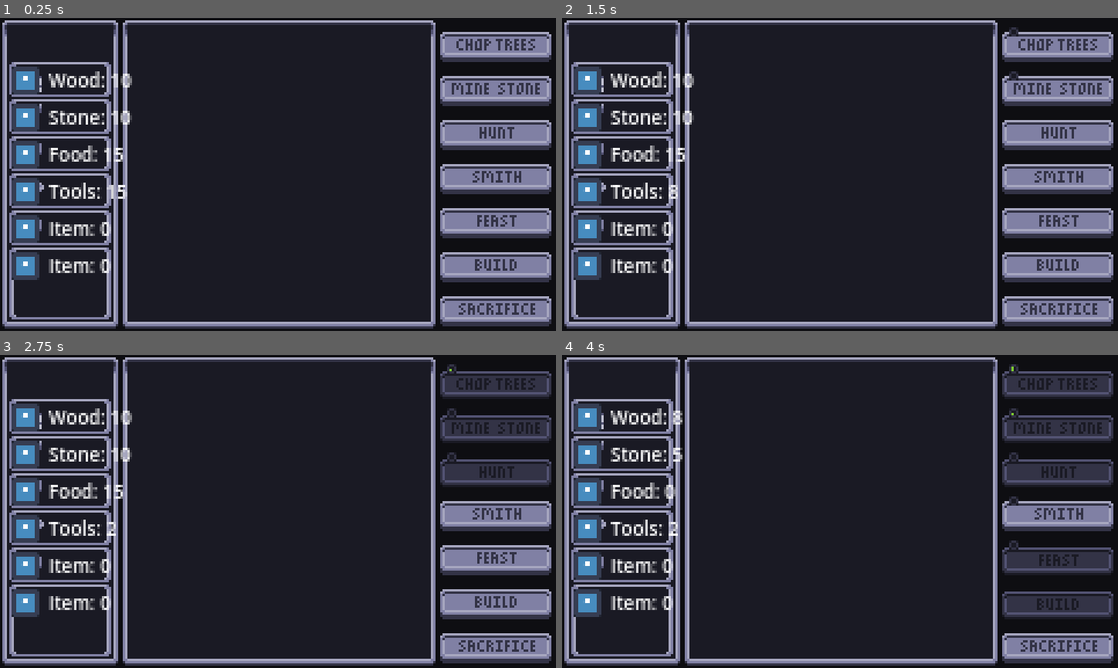
Above: before the commit, frames 1-4 (two rows, left to right).
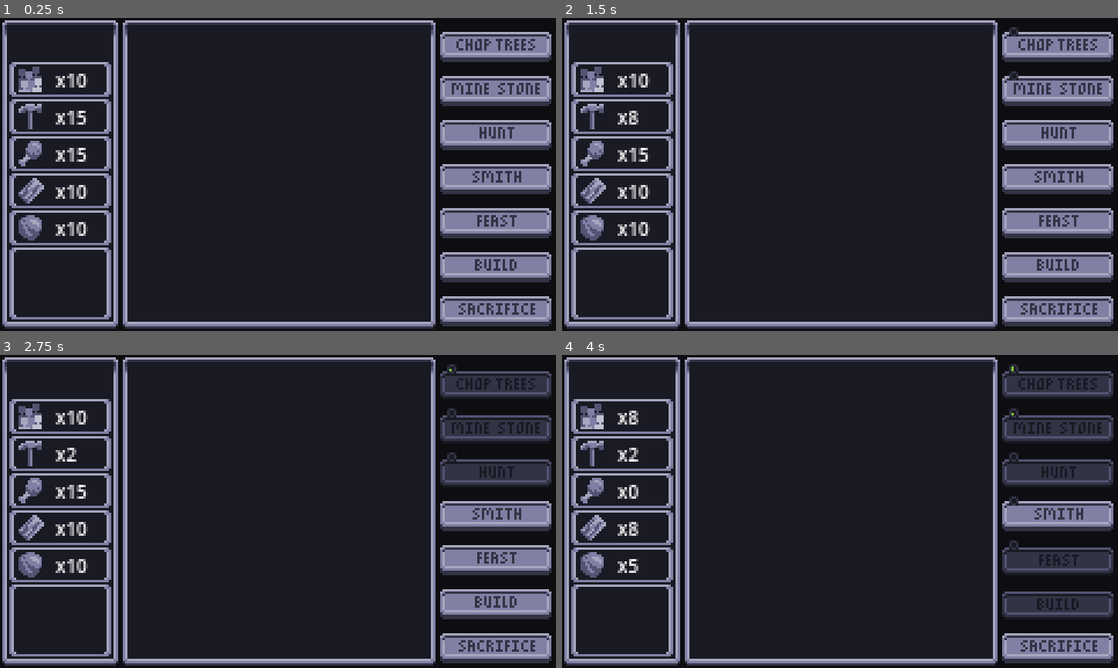
Above: after the commit, the same moments.

Repository: Gugubo/Inevitable
Game: Godot game, scene res://main.tscn
Same seed, same stepped clock (60 frames per second), same inputs: the game is played once before the commit and once after it. The engine's default icon, where the game draws it, is replaced by a stand-in: a white triangle on a blue panel in a dark square.
Inputs (mouse positions are in pixels of both pictures, inside the frame that each line leads up to):
- Up to frame 1 (0.25 s): no input
- Up to frame 2 (1.5 s): click (1056, 46) at 0.5 s; click (1056, 89) at 1.25 s
- Up to frame 3 (2.75 s): click (494, 470) at 2 s
- Up to frame 4 (4 s): click (1056, 514) at 2.75 s; click (1056, 561) at 3.5 s

The runs differ from the first frame. In frame 1, 4.8% of the frame differs, in the area x 2-24%, y 15-84%; in frame 2, 4.8%; in frame 3, 4.8%; in frame 4, 4.6%.
Error before the commit: Out of bounds get index '4' (on base: 'Dictionary[int, String]') (res://inventory_item/inventory_item.gd:16)

Commit message:
Simplify inventory item to just label

Diff:
--- a/inventory_item/inventory_item.gd
+++ b/inventory_item/inventory_item.gd
@@ -1,9 +1,6 @@
-extends HBoxContainer
+extends Label
 
 @export var item: GameState.Item
-
-@onready var icon: TextureRect = $TextureRect
-@onready var label: Label = $Label
 
 
 func _ready():
@@ -13,4 +10,4 @@
 
 func _on_inventory_changed(changed_item: GameState.Item):
 	if item == changed_item:
-		label.text = GameState.item_labels[item] + ": " + str(GameState.inventory[item])
+		text = "x" + str(GameState.inventory[item])
--- a/inventory_item/inventory_item.tscn
+++ b/inventory_item/inventory_item.tscn
@@ -1,19 +1,10 @@
 [gd_scene format=3 uid="uid://b1jknid0wh26y"]
 
-[ext_resource type="Texture2D" uid="uid://guqar60u74gp" path="res://icon.svg" id="1_5b765"]
 [ext_resource type="Script" uid="uid://5cs6xf4cgoti" path="res://inventory_item/inventory_item.gd" id="1_gmchj"]
 
-[node name="InventoryItem" type="HBoxContainer" unique_id=319682496]
-offset_right = 43.0
+[node name="InventoryItem" type="Label" unique_id=283968797]
+offset_right = 9.0
 offset_bottom = 12.0
+theme_override_font_sizes/font_size = 8
+text = "x999"
 script = ExtResource("1_gmchj")
-
-[node name="TextureRect" type="TextureRect" parent="." unique_id=972060861]
-layout_mode = 2
-texture = ExtResource("1_5b765")
-expand_mode = 2
-
-[node name="Label" type="Label" parent="." unique_id=620307141]
-layout_mode = 2
-theme_override_font_sizes/font_size = 8
-text = "Item: 0"
--- a/main.tscn
+++ b/main.tscn
@@ -266,30 +266,26 @@
 
 [node name="Inventory" type="VBoxContainer" parent="Background" unique_id=1661290803]
 layout_mode = 0
-offset_left = 5.0
+offset_left = 24.0
 offset_top = 21.0
-offset_right = 48.0
-offset_bottom = 113.0
+offset_right = 33.0
+offset_bottom = 97.0
+theme_override_constants/separation = 4
 
 [node name="Population" parent="Background/Inventory" unique_id=319682496 instance=ExtResource("1_ig7tw")]
 layout_mode = 2
 
+[node name="Tools" parent="Background/Inventory" unique_id=331343 instance=ExtResource("1_ig7tw")]
+layout_mode = 2
+item = 3
+
+[node name="Food" parent="Background/Inventory" unique_id=333204539 instance=ExtResource("1_ig7tw")]
+layout_mode = 2
+item = 2
+
 [node name="Wood" parent="Background/Inventory" unique_id=2131792925 instance=ExtResource("1_ig7tw")]
 layout_mode = 2
+
+[node name="Stone" parent="Background/Inventory" unique_id=575270068 instance=ExtResource("1_ig7tw")]
+layout_mode = 2
 item = 1
-
-[node name="Stone" parent="Background/Inventory" unique_id=575270068 instance=ExtResource("1_ig7tw")]
-layout_mode = 2
-item = 2
-
-[node name="Food" parent="Background/Inventory" unique_id=333204539 instance=ExtResource("1_ig7tw")]
-layout_mode = 2
-item = 3
-
-[node name="Tools" parent="Background/Inventory" unique_id=331343 instance=ExtResource("1_ig7tw")]
-layout_mode = 2
-item = 4
-
-[node name="Morale" parent="Background/Inventory" unique_id=848110126 instance=ExtResource("1_ig7tw")]
-layout_mode = 2
-item = 5
